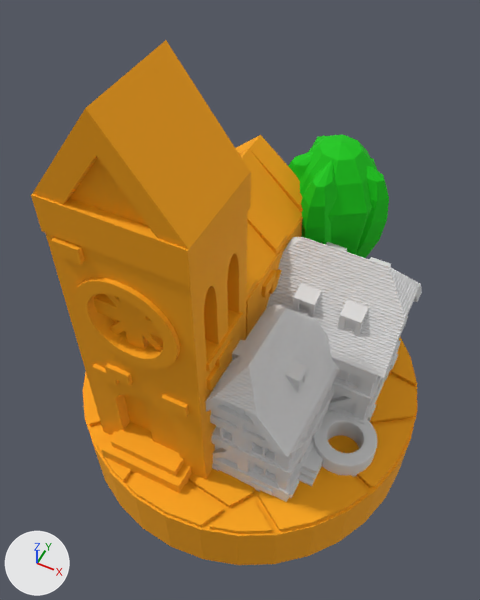
Renders of the glTF model public/assets/settlements.glb from each side of a commit.
One viewpoint serves both versions: a 50 mm lens placed at (7.5, -16.0, 27.8), pointed at (0.0, -0.9, 8.9). The lights are fixed; the arrows at lower left show +X, +Y and +Z. The picture after the commit comes second. Vertices at exactly the same position are counted once.

Objects in the first picture: 'settlements'.
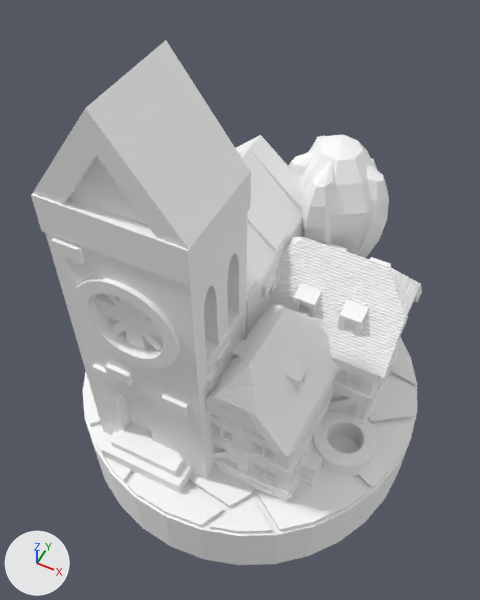
What differs and where, as boxes [x1, y1, x2, y2] in the pictures (480 x 600 px):
'settlements', recoloured (lighter)
    both: [31, 40, 422, 565]

The change, as a list of edits to the scene's bpy script:
```text
Change mat_mat_settlements:
    where n0 = _N.new('ShaderNodeBsdfPrincipled'); n0.name = 'Principled BSDF'
    add n0.inputs[0].default_value = (1.0, 1.0, 1.0, 1.0)  # 'Base Color', white #ffffff
    remove n2 = _N.new('ShaderNodeVertexColor'); n2.name = 'Color Attribute'
    remove _L.new(n2.outputs[0], n0.inputs[0])  # 'Color' to 'Base Color'
Change me_settlement_1:
    where me_settlement_1.from_pydata(...)  # 14123 vertices, 28296 faces; spans x -7.5..7.5, y -7.5..7.5, z 0.0..19.3
    used by ob_settlements; location = (0.0, 0.0, 0.0)
    me_settlement_1 part 1: vertex colours changed
```
